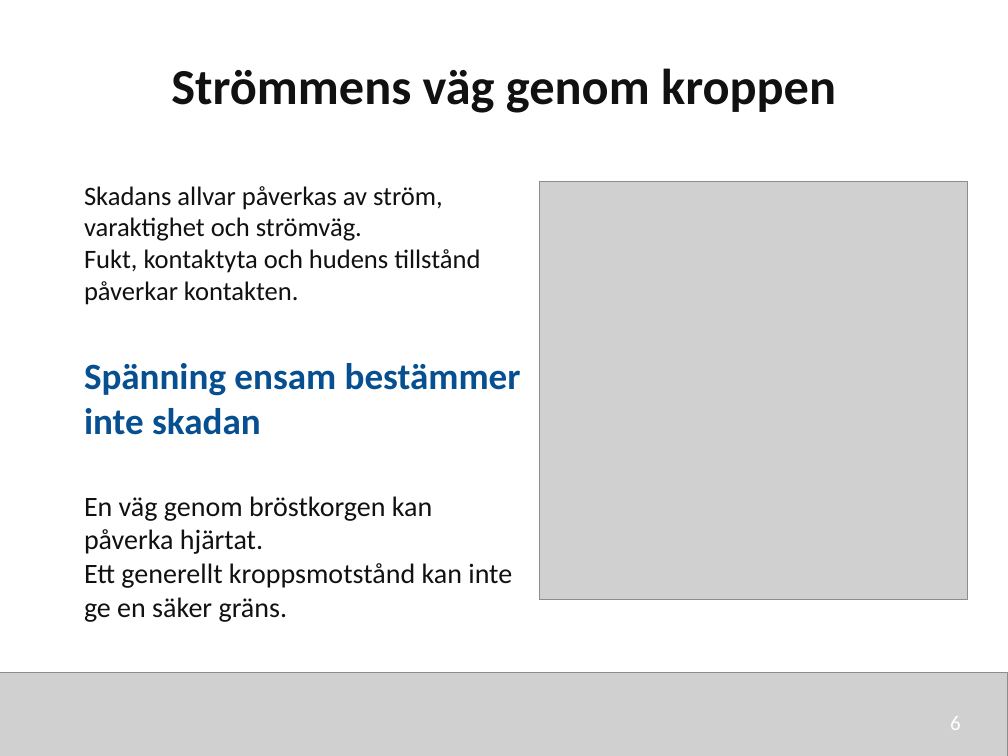
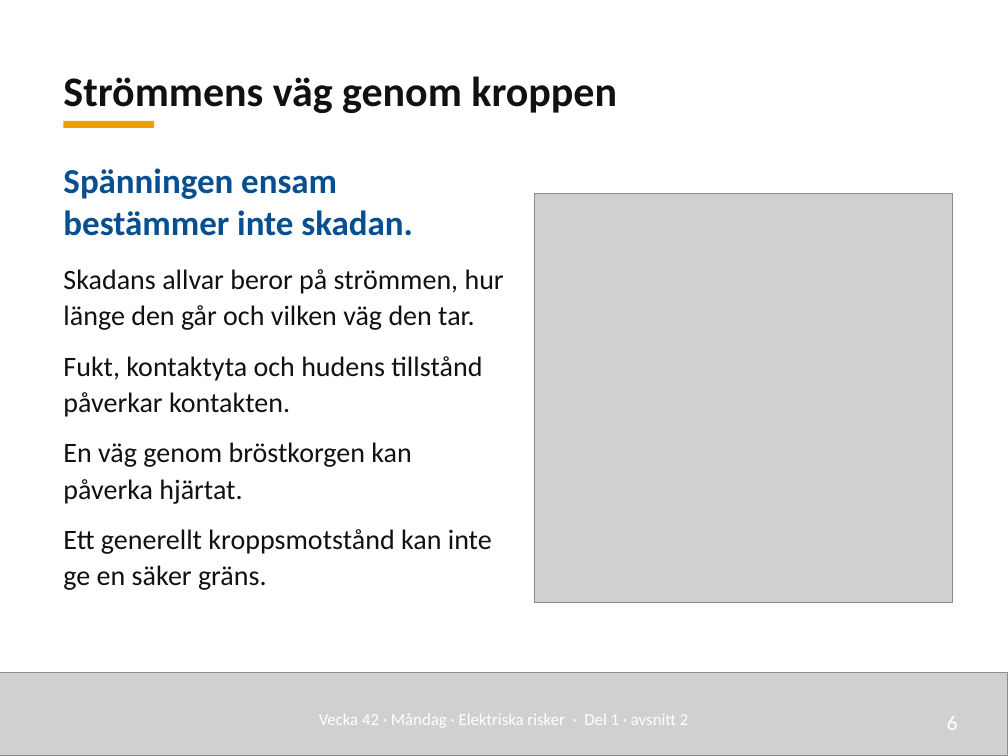
Before and after one commit to nj22az/nj22az.github.io, a slide deck: slide 6 of sjoskolan/vecka-42/aktuell/v42_01_Elektriska_risker_elev.pptx. Drawn at 1008x756 pixels with LibreOffice and Linux fonts; fonts in the diff are those of the drawing; grey boxes stand for pictures. Boxes give left, top, right and bottom in pixels: in the first picture for what was removed or moved away, otherwise in the second. Text is boxed around its words. In the diff, an @@ line names an element or a change of style, - is before the commit and + after.

```diff
--- a/sjoskolan/vecka-42/aktuell/v42_01_Elektriska_risker_elev.pptx
+++ b/sjoskolan/vecka-42/aktuell/v42_01_Elektriska_risker_elev.pptx
@@ text "Strömmens väg genom kroppen": place and size @@
-text "Strömmens väg genom kroppen" at box(171, 68, 836, 113)
+text "Strömmens väg genom kroppen" at box(63, 76, 617, 113)
@@ text "Strömmens väg genom kroppen" at box(63, 76, 617, 113): size 36 to 30 pt; alignment centre to left; line spacing 1 to 1.08; vertical alignment top to bottom @@
@@ rectangle added at box(64, 121, 154, 128), fill #EDA100 @@
@@ text "Spänningen ensam bestämmer inte skadan.": place and size @@
-text "Spänningen ensam bestämmer inte skadan." at box(84, 496, 512, 622)
+text "Spänningen ensam bestämmer inte skadan." at box(63, 168, 504, 590)
@@ text at box(63, 168, 504, 417): paragraphs added @@
+Spänningen ensam bestämmer inte skadan.
+Skadans allvar beror på strömmen, hur länge den går och vilken väg den tar.
+Fukt, kontaktyta och hudens tillstånd påverkar kontakten.
@@ text removed at box(84, 186, 480, 305) @@
-Skadans allvar påverkas av ström, varaktighet och strömväg.
-Fukt, kontaktyta och hudens tillstånd påverkar kontakten.
@@ picture: place and size @@
-picture at box(539, 181, 968, 600)
+picture at box(534, 194, 953, 602)
@@ text removed at box(84, 363, 521, 435) @@
-Spänning ensam bestämmer inte skadan
@@ text at box(63, 442, 492, 590): line spacing 1 to 1.08; more space between paragraphs @@
@@ text added at box(319, 714, 688, 727), 12 pt, text #FFFFFF @@
+Vecka 42 · Måndag · Elektriska risker · Del 1 · avsnitt 2
@@ text "6" at box(947, 716, 958, 730): line spacing 1 to 1.08 @@
```
Also in this commit, not shown: 8 other slides changed, 11 slides added, 27 slides removed, 59 other files.
